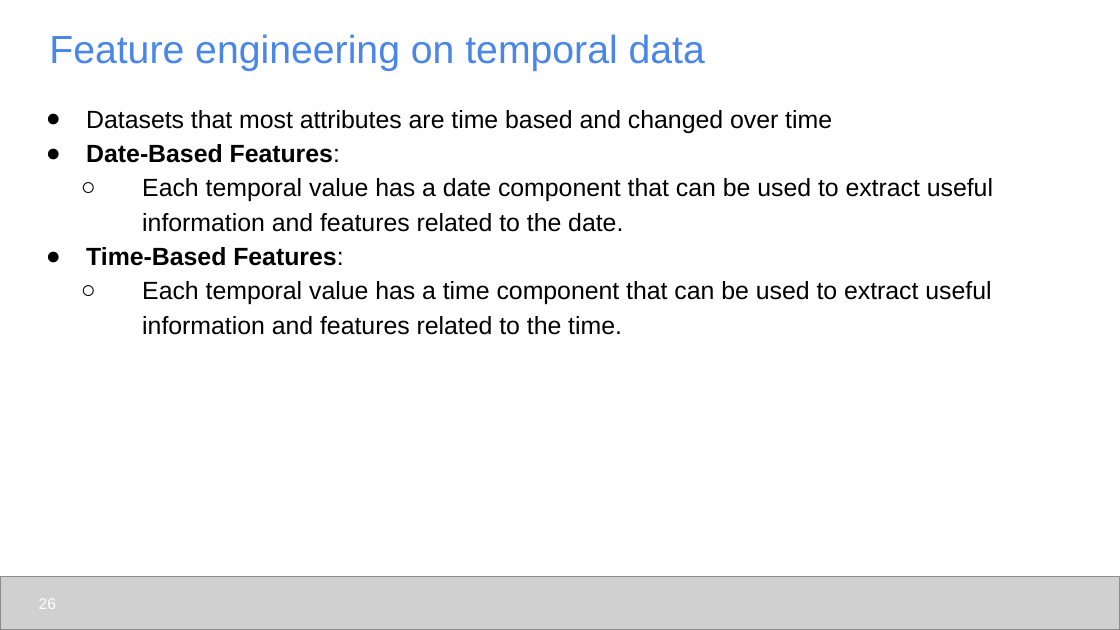
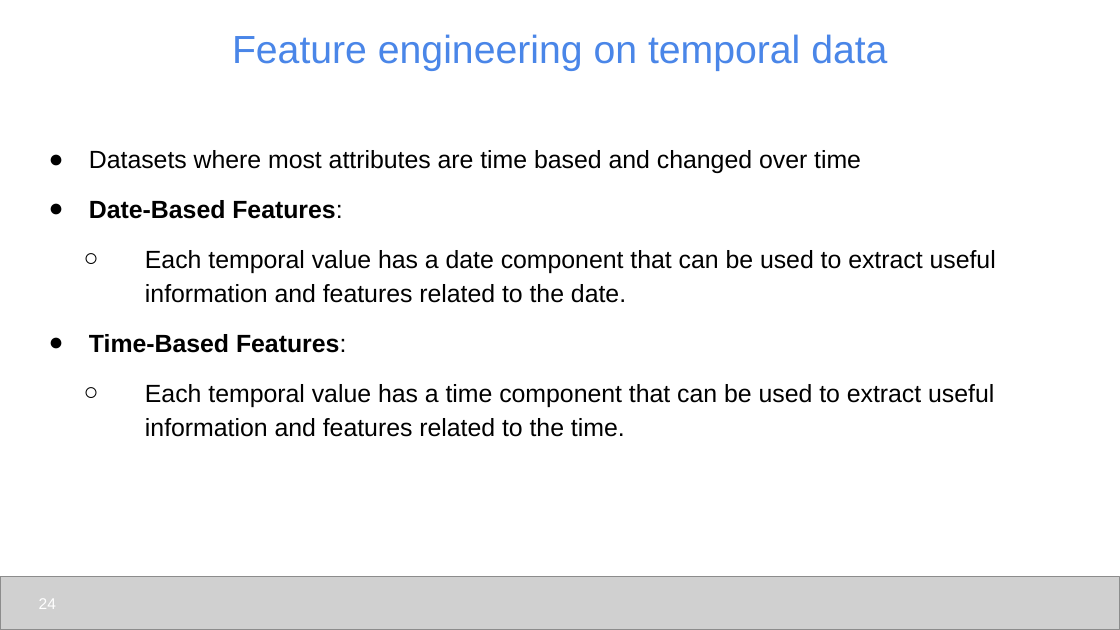
Before and after one commit to udel-cbcb/al_ml_workshop, a slide deck: slide 24 of Day_3/Lectures/Day_3_Lecture_Feature_Engineering_Scaling_Selection.pptx (slide 26 before the commit). Drawn at 1120x630 pixels with LibreOffice and Linux fonts; fonts in the diff are those of the drawing; grey boxes stand for pictures. Boxes give left, top, right and bottom in pixels: in the first picture for what was removed or moved away, otherwise in the second. Text is boxed around its words. In the diff, an @@ line names an element or a change of style, - is before the commit and + after.

```diff
--- a/Day_3/Lectures/Day_3_Lecture_Feature_Engineering_Scaling_Selection.pptx
+++ b/Day_3/Lectures/Day_3_Lecture_Feature_Engineering_Scaling_Selection.pptx
@@ title "Feature engineering on temporal data" at (x1=232, y1=34, x2=887, y2=71): alignment left to centre @@
@@ text "Datasets where most attributes are ..." moved from (x1=86, y1=110, x2=993, y2=335) to (x1=89, y1=150, x2=996, y2=437) @@
@@ text at (x1=89, y1=150, x2=861, y2=173): text changed @@
-● Datasets that most attributes are time based and changed over time
+● Datasets where most attributes are time based and changed over time
@@ text at (x1=89, y1=200, x2=996, y2=437): more space between paragraphs @@
@@ page number at (x1=39, y1=599, x2=56, y2=609): text changed @@
-26
+24
```
Also in this commit, not shown: 29 other slides changed, 1 slide added, 3 slides removed, 12 other files.
